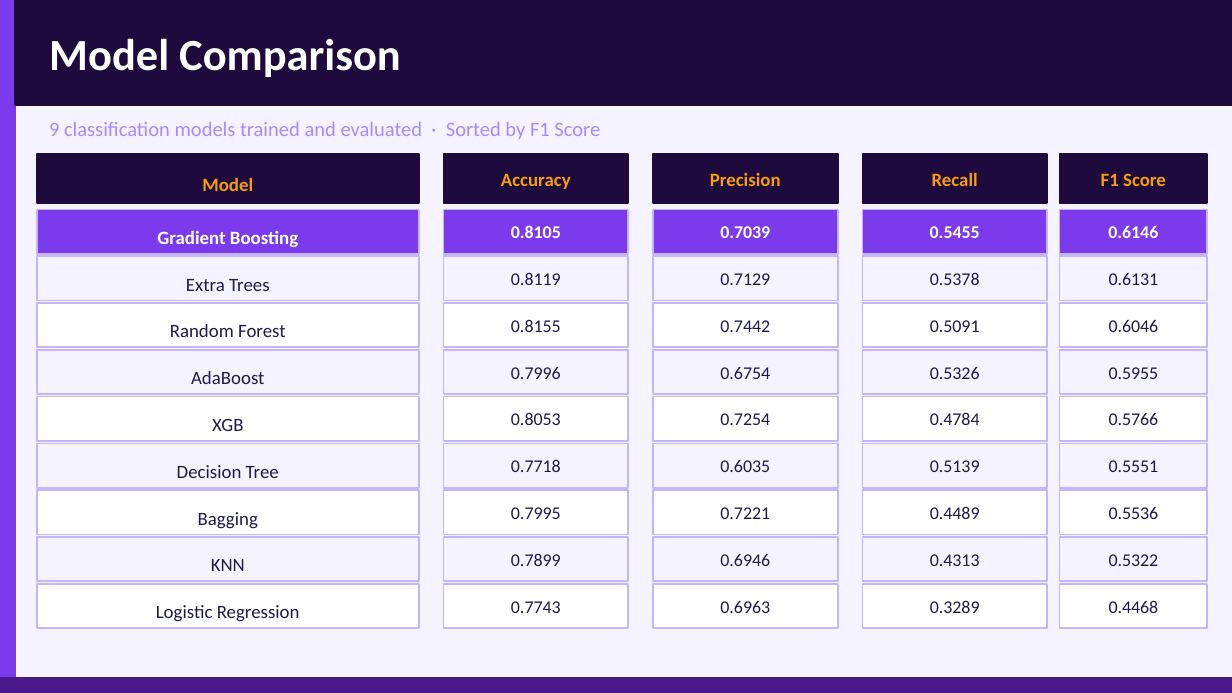
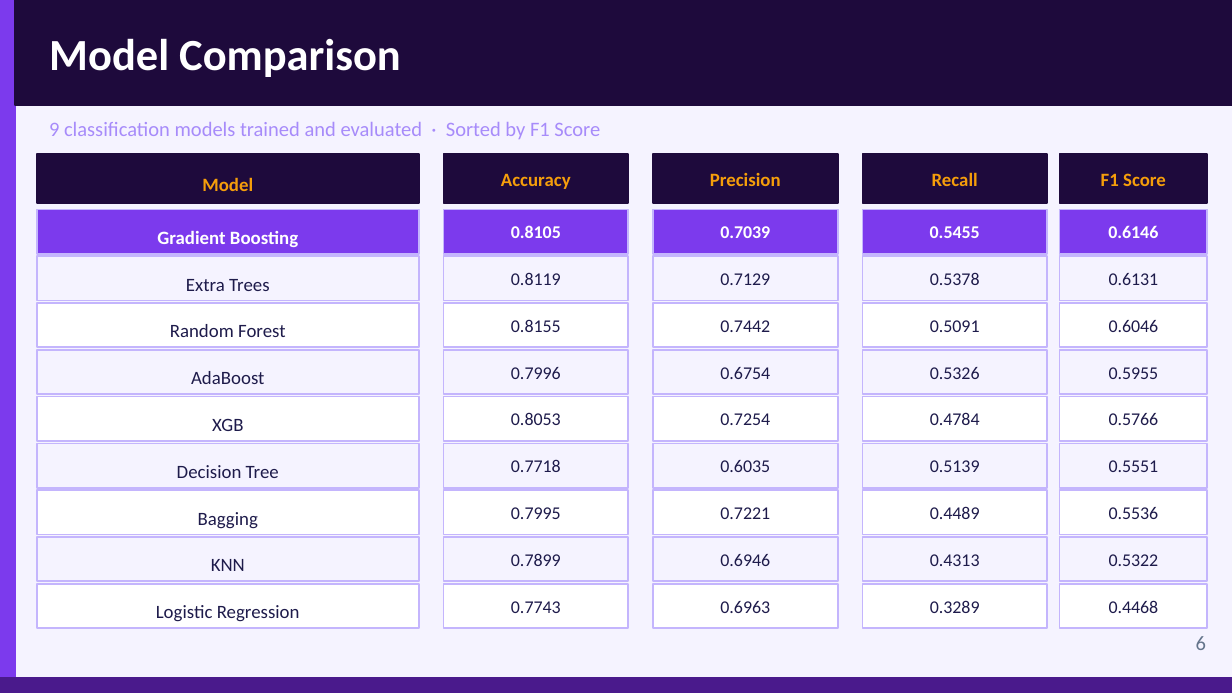
Before and after one commit to craftedbygaby/hotel_cancelation_ml, a slide deck: slide 6 of ML_presentation.pptx. Drawn at 1232x693 pixels with LibreOffice and Linux fonts; fonts in the diff are those of the drawing. Boxes give left, top, right and bottom in pixels: in the first picture for what was removed or moved away, otherwise in the second. Text is boxed around its words. In the diff, an @@ line names an element or a change of style, - is before the commit and + after.

```diff
--- a/ML_presentation.pptx
+++ b/ML_presentation.pptx
@@ text added at [1196, 636, 1206, 650], 12 pt, text #64748B @@
+6
```
Also in this commit, not shown: 8 other slides changed, 1 slide added, 1 other file.
